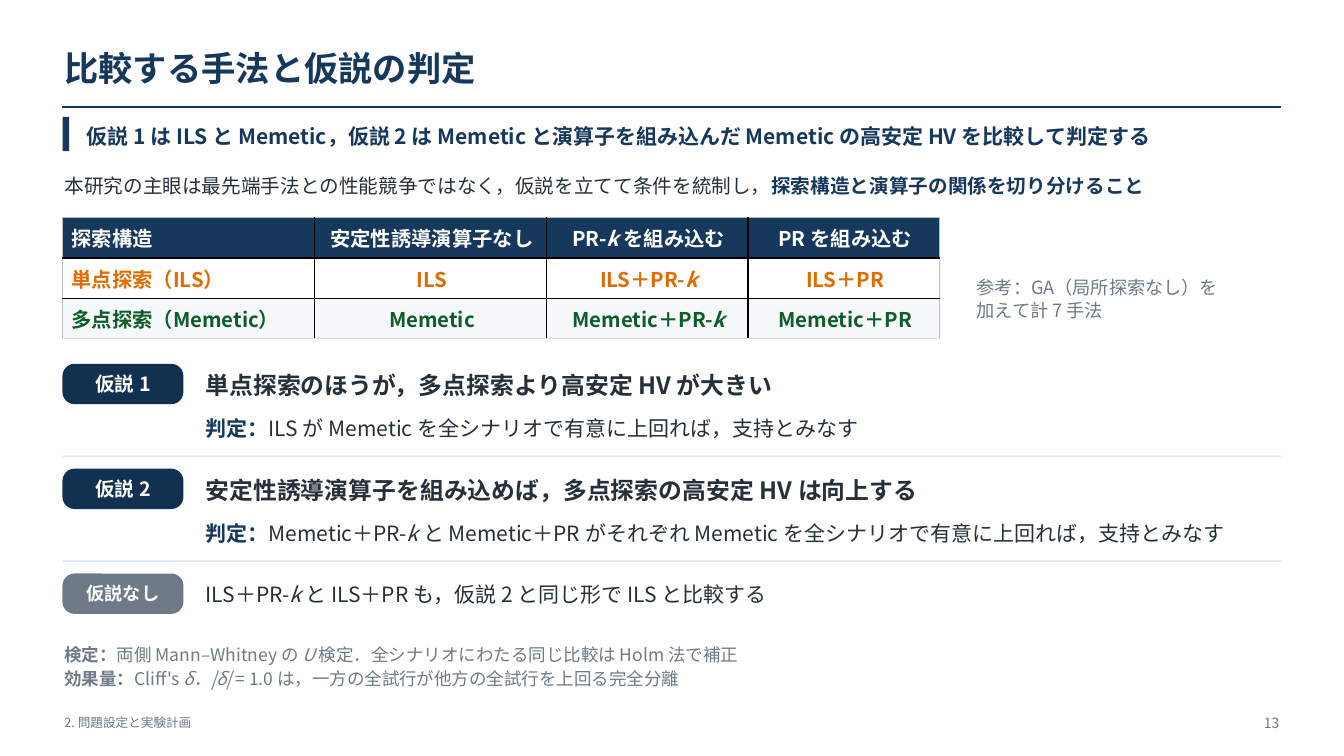
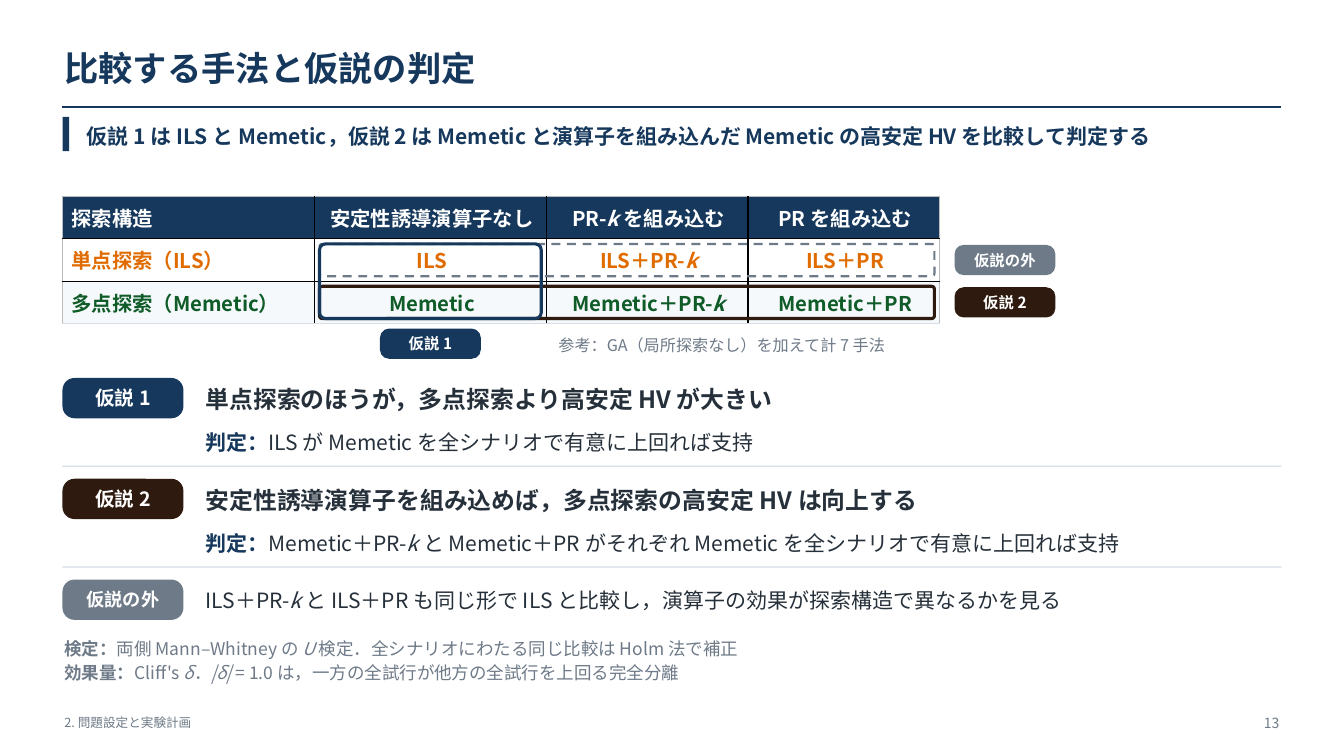
Before and after one commit to kitotakumi/stability_scheduling, a slide deck: slide 13 of doc/presentation_materials/JIMA2026fall_発表.pptx. Drawn at 1344x756 pixels with LibreOffice and Linux fonts; fonts in the diff are those of the drawing. Boxes give left, top, right and bottom in pixels: in the first picture for what was removed or moved away, otherwise in the second. Text is boxed around its words. In the diff, an @@ line names an element or a change of style, - is before the commit and + after.

```diff
--- a/doc/presentation_materials/JIMA2026fall_発表.pptx
+++ b/doc/presentation_materials/JIMA2026fall_発表.pptx
@@ text removed at [64, 176, 1144, 195] @@
-本研究の主眼は最先端手法との性能競争ではなく，仮説を立てて条件を統制し，探索構造と演算子の関係を切り分けること
@@ table: place and size @@
-table at [63, 218, 940, 339]
+table at [63, 197, 940, 324]
@@ rounded rectangle added at [320, 244, 935, 276], outline #6E7A88 1.6 pt dashed @@
@@ rounded rectangle added at [320, 244, 541, 319], outline #16385C 2.2 pt @@
@@ rounded rectangle added at [955, 245, 1056, 275], fill #6E7A88, 11 pt, text #FFFFFF, bold @@
+仮説の外
@@ rounded rectangle added at [320, 286, 935, 319], outline #2E1A0E 2.2 pt @@
@@ rounded rectangle added at [955, 287, 1056, 318], fill #2E1A0E, 11 pt, text #FFFFFF, bold @@
+仮説 2
@@ rounded rectangle added at [380, 329, 481, 359], fill #16385C, 11 pt, text #FFFFFF, bold @@
+仮説 1
@@ text at [558, 337, 885, 353]: text changed; size 13 to 11.5 pt @@
-参考：GA（局所探索なし）を
-加えて計 7 手法
+参考：GA（局所探索なし）を加えて計 7 手法
@@ rounded rectangle "仮説 1": place and size @@
-rounded rectangle "仮説 1" at [63, 364, 184, 404]
+rounded rectangle "仮説 1" at [63, 378, 184, 418]
@@ rounded rectangle "仮説 1" at [63, 378, 184, 418]: fill #123150 to #16385C @@
@@ text "単点探索のほうが，多点探索より高安定 HV が大きい": place and size @@
-text "単点探索のほうが，多点探索より高安定 HV が大きい" at [206, 373, 772, 397]
+text "単点探索のほうが，多点探索より高安定 HV が大きい" at [206, 387, 772, 411]
@@ text at [206, 432, 753, 452]: text changed @@
-判定：ILS が Memetic を全シナリオで有意に上回れば，支持とみなす
+判定：ILS が Memetic を全シナリオで有意に上回れば支持
@@ 1 rounded rectangle, 1 text, 1 rectangle: place and size @@
-1 rounded rectangle, 1 text, 1 rectangle at [63, 456, 1281, 509]
+1 rounded rectangle, 1 text, 1 rectangle at [63, 466, 1281, 519]
@@ rounded rectangle "仮説 2" at [63, 479, 184, 519]: fill #123150 to #2E1A0E @@
@@ text at [206, 533, 1119, 553]: text changed @@
-判定：Memetic＋PR-k と Memetic＋PR がそれぞれ Memetic を全シナリオで有意に上回れば，支持とみなす
+判定：Memetic＋PR-k と Memetic＋PR がそれぞれ Memetic を全シナリオで有意に上回れば支持
@@ rectangle: place and size @@
-rectangle at [63, 561, 1281, 562]
+rectangle at [63, 567, 1281, 568]
@@ rounded rectangle "仮説の外": place and size @@
-rounded rectangle "仮説の外" at [63, 574, 184, 614]
+rounded rectangle "仮説の外" at [63, 580, 184, 620]
@@ text in rounded rectangle at [87, 590, 160, 608]: text changed @@
-仮説なし
+仮説の外
@@ text at [206, 590, 1061, 610]: text changed @@
-ILS＋PR-k と ILS＋PR も，仮説 2 と同じ形で ILS と比較する
+ILS＋PR-k と ILS＋PR も同じ形で ILS と比較し，演算子の効果が探索構造で異なるかを見る
@@ text "検定：両側 Mann–Whitney の U 検定．全シナリオにわたる同じ比較は ...": place and size @@
-text "検定：両側 Mann–Whitney の U 検定．全シナリオにわたる同じ比較は ..." at [64, 646, 738, 690]
+text "検定：両側 Mann–Whitney の U 検定．全シナリオにわたる同じ比較は ..." at [64, 640, 738, 684]
```
Also in this commit, not shown: 1 other slide changed, 2 other files.
